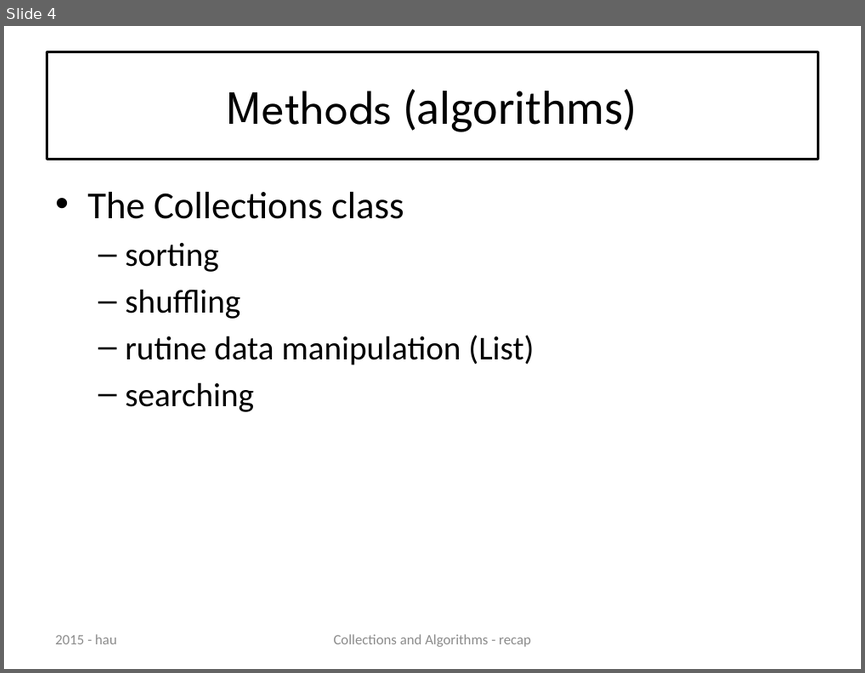
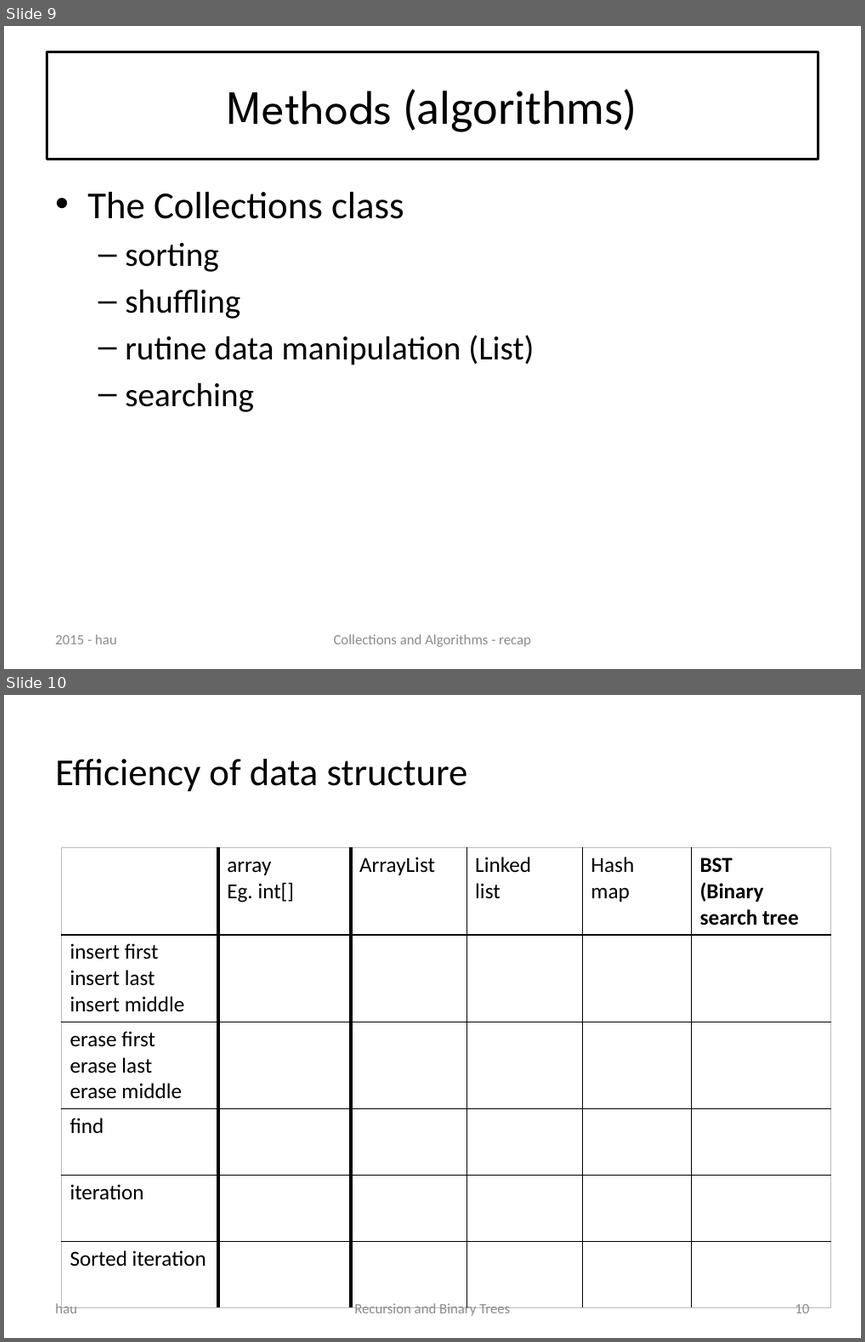
Before and after one commit to CphBusCosSem2/week5-algorithms, a slide deck: slides/day4Collections and Algorithms - recap.pptx. Shown one above the other, each under a label of ours: slide 4 before the commit, slides 9 and 10 after it. The pictures are 865x673 and 865x1342 pixels, drawn with LibreOffice and Linux fonts; fonts in the diff are those of the drawing. Boxes give left, top, right and bottom in pixels: in the first picture for what was removed or moved away, otherwise in the second. Text is boxed around its words. In the diff, an @@ line names an element or a change of style, - is before the commit and + after.

```diff
--- a/slides/day4Collections and Algorithms - recap.pptx
+++ b/slides/day4Collections and Algorithms - recap.pptx
@@ slide 10 added at (4, 695, 861, 1338), background #FFFFFF @@
@@ title added at (55, 759, 468, 792), 32 pt, text #000000 @@
+Efficiency of data structure
@@ table added at (62, 847, 829, 1304), 6 rows, 6 columns @@
+ | array / Eg. int[] | ArrayList | Linked / list | Hash / map | BST / (Binary search tree
+insert first / insert last / insert middle |  |  |  |  | 
+erase first / erase last / erase middle |  |  |  |  | 
+find |  |  |  |  | 
+iteration |  |  |  |  | 
+Sorted iteration |  |  |  |  | 
@@ text added at (55, 1302, 77, 1313), 12 pt, text #8C8C8C @@
+hau
@@ text added at (354, 1302, 510, 1315), 12 pt, text #8C8C8C @@
+Recursion and Binary Trees
@@ page number added at (794, 1304, 809, 1313), 12 pt, text #8C8C8C @@
+10
@@ what was slide 4 is now slide 9 @@
```
Also in this commit, not shown: 5 other slides added, 2 other files.
